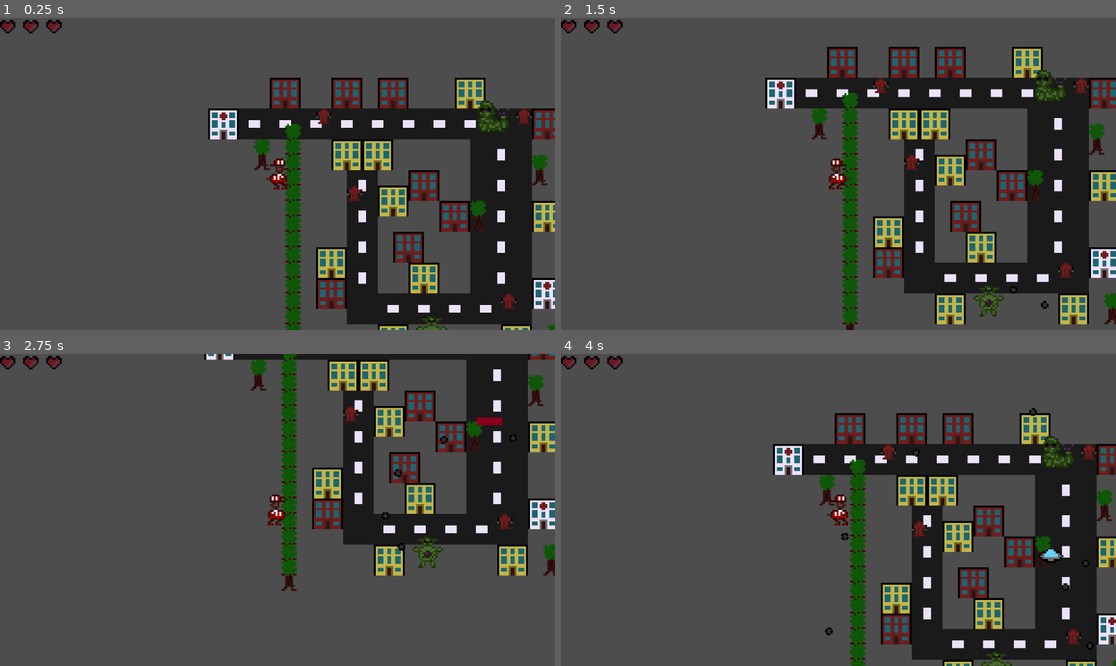
Above: before the commit, frames 1-4 (two rows, left to right).
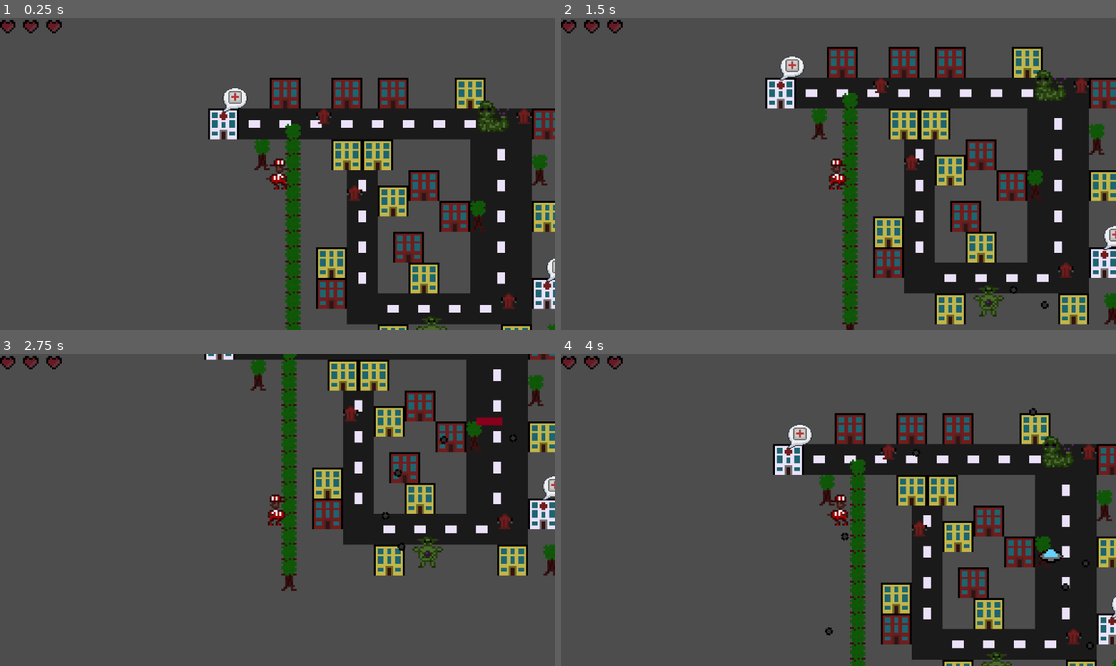
Above: after the commit, the same moments.

Repository: Lila-Kuhlt/Close-Encounters-of-the-Jeff-Kind
Game: Godot game, scene res://scenes/World.tscn
Same seed, same stepped clock (60 frames per second), same inputs: the game is played once before the commit and once after it.
Inputs:
- Up to frame 1 (0.25 s): no input
- Up to frame 2 (1.5 s): hold D (right) 0.53-1.28 s; hold S (down) from 1.28 s (still down)
- Up to frame 3 (2.75 s): release S (down) at 2.03 s; hold D (right) from 2.03 s (still down)
- Up to frame 4 (4 s): release D (right) at 2.78 s; hold W (up) 2.78-3.53 s; hold A (left) from 3.53 s (still down)

The runs differ from the first frame. In frame 1, 0.3% of the frame differs, in the area x 40-100%, y 22-85%; in frame 2, 0.4%, in the area x 39-100%, y 12-75%; in frame 3, 0.1%; in frame 4, 0.3%.

Commit message:
Indicate package and destination (destination currently displays random icon)

Diff:
--- /dev/null
+++ b/godot/scenes/Destination.gd
@@ -0,0 +1,11 @@
+@tool
+extends Node2D
+
+@export var collectible: Globals.Collectible: set = set_collectible
+func set_collectible(v: Globals.Collectible):
+	collectible = v
+	$TextureSpeechBubble/IconCollectible.collectible = collectible
+
+func _ready():
+	set_collectible(collectible)
+	$AnimationPlayer.play("idle")
--- a/godot/scenes/Destination.tscn
+++ b/godot/scenes/Destination.tscn
@@ -1,8 +1,60 @@
-[gd_scene load_steps=2 format=3 uid="uid://btkwewx7osipr"]
+[gd_scene load_steps=8 format=3 uid="uid://btkwewx7osipr"]
+
+[ext_resource type="Script" path="res://scenes/Destination.gd" id="1_lpsnt"]
+[ext_resource type="Texture2D" uid="uid://bff7f24ptjucl" path="res://assets/speech-bubble.png" id="1_yu607"]
+[ext_resource type="PackedScene" uid="uid://bbe0ntrbi02ne" path="res://scenes/IconCollectible.tscn" id="2_na4m3"]
 
 [sub_resource type="CircleShape2D" id="CircleShape2D_qrjif"]
 
+[sub_resource type="Animation" id="Animation_dhlol"]
+resource_name = "idle"
+length = 2.0
+loop_mode = 1
+tracks/0/type = "value"
+tracks/0/imported = false
+tracks/0/enabled = true
+tracks/0/path = NodePath("TextureSpeechBubble:position")
+tracks/0/interp = 1
+tracks/0/loop_wrap = true
+tracks/0/keys = {
+"times": PackedFloat32Array(0, 1, 2),
+"transitions": PackedFloat32Array(1, 1, 1),
+"update": 0,
+"values": [Vector2(10, -16), Vector2(10, -18), Vector2(10, -16)]
+}
+
+[sub_resource type="Animation" id="Animation_1hghu"]
+length = 0.001
+tracks/0/type = "value"
+tracks/0/imported = false
+tracks/0/enabled = true
+tracks/0/path = NodePath("TextureSpeechBubble:position")
+tracks/0/interp = 1
+tracks/0/loop_wrap = true
+tracks/0/keys = {
+"times": PackedFloat32Array(0),
+"transitions": PackedFloat32Array(1),
+"update": 0,
+"values": [Vector2(10, -16)]
+}
+
+[sub_resource type="AnimationLibrary" id="AnimationLibrary_agqix"]
+_data = {
+"RESET": SubResource("Animation_1hghu"),
+"idle": SubResource("Animation_dhlol")
+}
+
 [node name="Destination" type="Node2D"]
+script = ExtResource("1_lpsnt")
+
+[node name="TextureSpeechBubble" type="Sprite2D" parent="."]
+texture_filter = 1
+position = Vector2(10, -16)
+scale = Vector2(0.5, 0.5)
+texture = ExtResource("1_yu607")
+
+[node name="IconCollectible" parent="TextureSpeechBubble" instance=ExtResource("2_na4m3")]
+position = Vector2(0, -3)
 
 [node name="Area2D" type="Area2D" parent="."]
 collision_layer = 16
@@ -10,3 +62,8 @@
 
 [node name="CollisionShape2D" type="CollisionShape2D" parent="Area2D"]
 shape = SubResource("CircleShape2D_qrjif")
+
+[node name="AnimationPlayer" type="AnimationPlayer" parent="."]
+libraries = {
+"": SubResource("AnimationLibrary_agqix")
+}
--- /dev/null
+++ b/godot/scenes/IconCollectible.gd
@@ -0,0 +1,7 @@
+@tool
+extends Sprite2D
+
+@export var collectible: Globals.Collectible: set = set_collectible
+func set_collectible(v: Globals.Collectible):
+	collectible = v
+	frame = collectible
--- /dev/null
+++ b/godot/scenes/IconCollectible.tscn
@@ -0,0 +1,11 @@
+[gd_scene load_steps=3 format=3 uid="uid://bbe0ntrbi02ne"]
+
+[ext_resource type="Texture2D" uid="uid://cif408mrbg4gc" path="res://assets/collectables.png" id="1_4mtpq"]
+[ext_resource type="Script" path="res://scenes/IconCollectible.gd" id="2_6q081"]
+
+[node name="IconCollectible" type="Sprite2D"]
+texture_filter = 1
+position = Vector2(0, 1)
+texture = ExtResource("1_4mtpq")
+hframes = 3
+script = ExtResource("2_6q081")
--- a/godot/scenes/Package.gd
+++ b/godot/scenes/Package.gd
@@ -1,19 +1,31 @@
+@tool
 extends Node2D
 
 const Arrow = preload("res://scenes/UI/Arrow.tscn")
+const Package = preload("res://scenes/Package.tscn")
 
 var destination: Node2D
 var arrow
 var blue_arrow
 
+@export var collectible: Globals.Collectible: set = set_collectible
+func set_collectible(v: Globals.Collectible):
+	collectible = v
+	$SpritePackage/IconCollectible.collectible = collectible
+
+func _ready():
+	set_collectible(collectible)
+	$AnimationPlayer.play("idle")
+
 ## Starts the timer with `time_sec` seconds and connects the callback to the `timeout` signal.
-func start_timer(time_sec: float, collectible: Globals.Collectible, callback: Callable):
+func start_timer(time_sec: float, callback: Callable):
 	get_tree().create_timer(time_sec).timeout.connect(callback)
 
 func pick_up():
 	visible = false
 	blue_arrow.queue_free()
 	$PlayerDetector.set_deferred("monitoring", false)
+
 	arrow = Arrow.instantiate()
 	arrow.destination = destination
 	get_parent().get_node("UI").add_child(arrow)
--- a/godot/scenes/Package.tscn
+++ b/godot/scenes/Package.tscn
@@ -2,7 +2,7 @@
 
 [ext_resource type="Script" path="res://scenes/Package.gd" id="1_jukrg"]
 [ext_resource type="Texture2D" uid="uid://n2irus8kabqp" path="res://assets/package.png" id="2_f8cij"]
-[ext_resource type="Texture2D" uid="uid://cif408mrbg4gc" path="res://assets/collectables.png" id="3_jmste"]
+[ext_resource type="PackedScene" uid="uid://bbe0ntrbi02ne" path="res://scenes/IconCollectible.tscn" id="3_xgt0x"]
 
 [sub_resource type="CircleShape2D" id="CircleShape2D_kccmo"]
 radius = 8.0
@@ -89,12 +89,8 @@
 offset = Vector2(0, -6)
 hframes = 4
 
-[node name="SpriteCollectible" type="Sprite2D" parent="."]
-texture_filter = 1
-position = Vector2(0, 1)
-scale = Vector2(0.5, 0.5)
-texture = ExtResource("3_jmste")
-hframes = 3
+[node name="IconCollectible" parent="SpritePackage" instance=ExtResource("3_xgt0x")]
+position = Vector2(0, -2)
 
 [node name="AnimationPlayer" type="AnimationPlayer" parent="."]
 libraries = {
--- a/godot/scenes/World.gd
+++ b/godot/scenes/World.gd
@@ -50,6 +50,7 @@
 		var dest := Destination.instantiate()
 		add_child(dest)
 		dest.position = pos
+		dest.collectible = Globals.get_random_collectible() # TODO this should be decided by another custom data layer
 		package_destination_areas.append(dest)
 	start_package_spawn_timer()
 	populate_walkable_street_tiles()
@@ -105,7 +106,8 @@
 	$UI.add_child(arrow)
 	package.blue_arrow = arrow
 
-	package.start_timer(20.0, Globals.Collectible.WEAPON, $Jeff._on_package_timeout.bind(package))
+	package.collectible = Globals.get_random_collectible()
+	package.start_timer(20.0, $Jeff._on_package_timeout.bind(package))
 	return package
 
 func _on_package_spawn_timer_timeout():
--- a/godot/src/Globals.gd
+++ b/godot/src/Globals.gd
@@ -1,6 +1,11 @@
+extends Node
+
 const UPPER_LEFT := Vector2(0.0, 0.0)
 const LOWER_RIGHT := Vector2(2000.0, 1500.0)
 
 enum Collectible {
-	ALIEN_MEAT, WEAPON, MEDI_PACK
+	MEDI_PACK, WEAPON, ALIEN_MEAT
 }
+
+func get_random_collectible() -> Collectible:
+	return Collectible.values()[randi() % Collectible.size()]
Binary file added: godot/assets/speech-bubble.png
Not shown, added: godot/assets/speech-bubble.png.import
Not shown, added: art/SpeechBubble.ase
